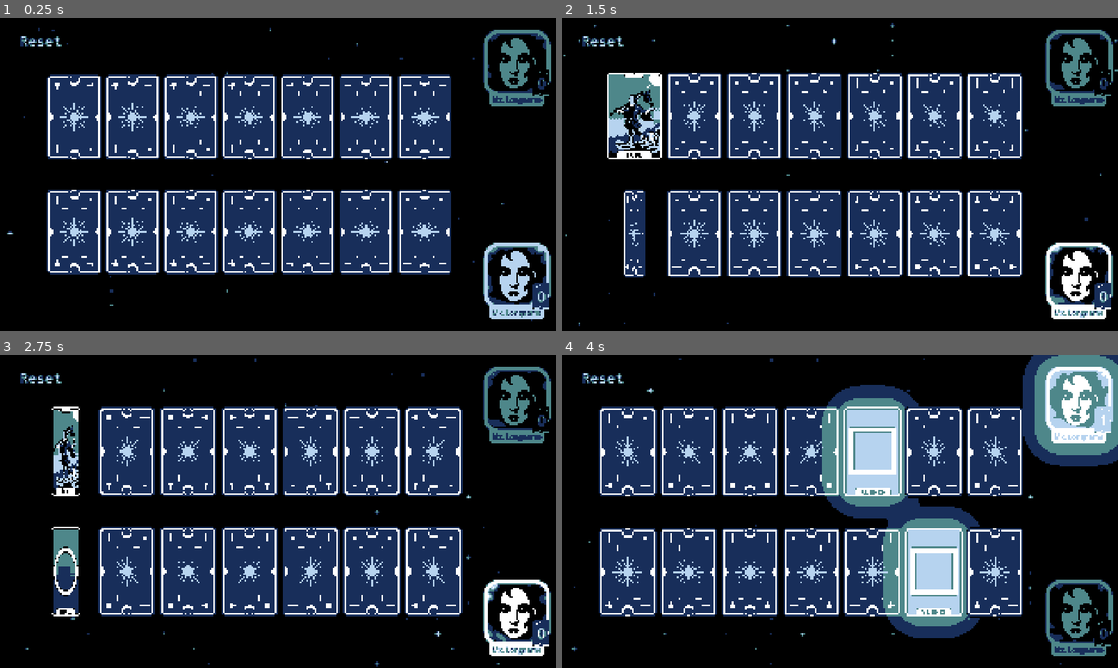
Above: before the commit, frames 1-4 (two rows, left to right).
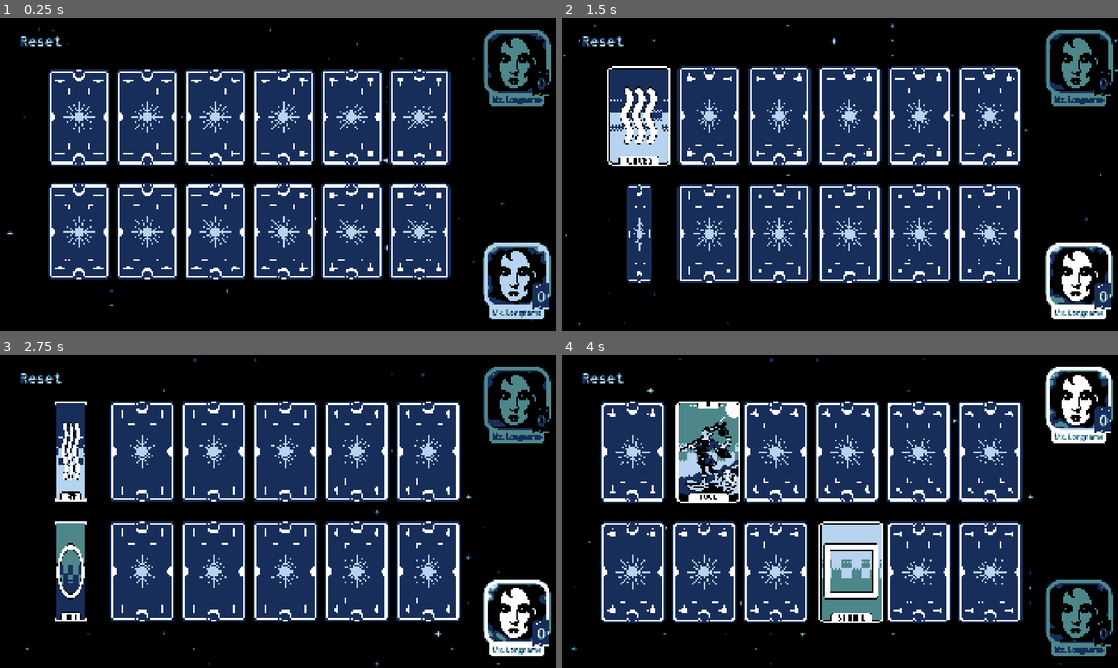
Above: after the commit, the same moments.

Repository: Raisinaut/summer-slow-jam-2026
Game: Godot game, scene res://gameplay/levels/level.tscn
Same seed, same stepped clock (60 frames per second), same inputs: the game is played once before the commit and once after it.
Inputs (mouse positions are in pixels of both pictures, inside the frame that each line leads up to):
- Up to frame 1 (0.25 s): no input
- Up to frame 2 (1.5 s): click (634, 118) at 0.52 s; click (639, 233) at 1.27 s
- Up to frame 3 (2.75 s): move the mouse to (400, 495) at 2.02 s
- Up to frame 4 (4 s): move the mouse to (728, 527) at 2.77 s; move the mouse to (895, 442) at 3.52 s

The runs differ from the first frame. In frame 1, 19% of the frame differs, in the area x 8-82%, y 16-84%; in frame 2, 21%; in frame 3, 21%; in frame 4, 36%, in the area x 6-100%, y 0-91%.

Commit message:
Switched Opponent memory storage to Dictionary to track memory lifetime

Diff:
--- a/automatic_card_swap_idea/godot/gameplay/levels/level.tscn
+++ b/automatic_card_swap_idea/godot/gameplay/levels/level.tscn
@@ -2,8 +2,8 @@
 
 [ext_resource type="Script" uid="uid://3nm0j4cpwjv8" path="res://gameplay/levels/level.gd" id="1_35olu"]
 [ext_resource type="PackedScene" uid="uid://bevgixiukmncn" path="res://gameplay/card_grid/card_grid.tscn" id="1_awt3i"]
-[ext_resource type="Script" uid="uid://c8438fi6cvjry" path="res://gameplay/opponent/opponent.gd" id="2_5mggc"]
 [ext_resource type="Texture2D" uid="uid://pne1dtcnmwev" path="res://assets/textures/particles/pixel_star_sheet.png" id="2_067t3"]
+[ext_resource type="PackedScene" uid="uid://bkw5jy7lmk3td" path="res://gameplay/opponent/opponent.tscn" id="2_pmgb3"]
 [ext_resource type="Script" uid="uid://c515v3457u4xi" path="res://gameplay/levels/CPUParticlesGrid2D.gd" id="3_067t3"]
 [ext_resource type="FontFile" uid="uid://dt5duracmsa8h" path="res://assets/fonts/Sometype_Mono/static/SometypeMono-Medium.ttf" id="4_4bmxb"]
 [ext_resource type="Script" uid="uid://dal1oawmia0yq" path="res://gameplay/levels/debug_overlay.gd" id="4_qe303"]
@@ -20,7 +20,6 @@
 [ext_resource type="Resource" uid="uid://bwhrtpb7wjw6l" path="res://resources/cards/zener_plus.tres" id="12_sfvc4"]
 [ext_resource type="Resource" uid="uid://dsbxntiexqwdf" path="res://resources/cards/zener_square.tres" id="13_swuu1"]
 [ext_resource type="Texture2D" uid="uid://baqney5r6n4g3" path="res://assets/textures/palettes/palettes6.png" id="14_5mggc"]
-[ext_resource type="Resource" uid="uid://r23e1y6k8qt5" path="res://resources/cards/zener_star.tres" id="14_mdrkn"]
 [ext_resource type="Resource" uid="uid://bn57xs5h0omvl" path="res://resources/cards/zener_waves.tres" id="15_ptk3l"]
 
 [sub_resource type="CanvasItemMaterial" id="CanvasItemMaterial_rkly2"]
@@ -56,9 +55,8 @@
 [node name="level" type="Node2D" unique_id=981335232]
 script = ExtResource("1_35olu")
 
-[node name="Opponent" type="Node" parent="." unique_id=427445362 node_paths=PackedStringArray("card_grid")]
-unique_name_in_owner = true
-script = ExtResource("2_5mggc")
+[node name="Opponent" parent="." unique_id=473762862 node_paths=PackedStringArray("card_grid") instance=ExtResource("2_pmgb3")]
+unique_name_in_owner = true
 card_grid = NodePath("../CardGrid")
 
 [node name="UI" type="CanvasLayer" parent="." unique_id=1309715626]
@@ -159,9 +157,9 @@
 offset_top = 145.0
 offset_right = 1567.0
 offset_bottom = 935.0
-columns = 7
+columns = 6
 rows = 2
-data_variants = Array[ExtResource("8_l3jmu")]([ExtResource("9_xbsua"), ExtResource("10_d105i"), ExtResource("11_2v4r7"), ExtResource("12_sfvc4"), ExtResource("13_swuu1"), ExtResource("14_mdrkn"), ExtResource("15_ptk3l")])
+data_variants = Array[ExtResource("8_l3jmu")]([ExtResource("9_xbsua"), ExtResource("10_d105i"), ExtResource("11_2v4r7"), ExtResource("12_sfvc4"), ExtResource("13_swuu1"), ExtResource("15_ptk3l")])
 
 [node name="BackgroundColor" type="CanvasLayer" parent="." unique_id=2094685529]
 layer = -10
--- a/automatic_card_swap_idea/godot/gameplay/opponent/opponent.gd
+++ b/automatic_card_swap_idea/godot/gameplay/opponent/opponent.gd
@@ -4,11 +4,12 @@
 @export var display_name : String
 @export var portrait_texture : Texture
 @export var card_grid : CardGrid
+@export var memory_max_size : int = 5
+@export var memory_turn_lifetime: int = 2
 
 var can_play : bool = false
-var card_memory : Array[Card] = []
+var card_memory : Dictionary[Card, int] = {}
 var selection : Array[Card] = []
-var memory_turn_lifetime : int = 2
 
 func _ready() -> void:
 	card_grid.card_flipped.connect(_on_card_grid_card_flipped)
@@ -44,13 +45,13 @@
 		print("-Flipping selected cards")
 		for i : Card in selection:
 			await i.flip()
-	else:
-		print("-No cards to select")
-	print()
 
 func get_known_match() -> Array[Card]:
-	for i in card_memory:
-		for j in card_memory:
+	# Retrieve card information by most recently seen
+	var cards = card_memory.keys()
+	cards.sort_custom(func(a, b): return card_memory[a] > card_memory[b])
+	for i in cards:
+		for j in cards:
 			if i != j:
 				if i.data.front == j.data.front:
 					return [i, j]
@@ -59,7 +60,7 @@
 func select_unknown_card() -> Card:
 	# Remove known cards from selection pool
 	var active_cards = card_grid.active_cards.duplicate(true)
-	for card in card_memory:
+	for card in card_memory.keys():
 		active_cards.erase(card)
 	for card in selection:
 		active_cards.erase(card)
@@ -72,7 +73,7 @@
 
 func find_memory_match(card : Card) -> Card:
 	if card == null: return null
-	for i : Card in card_memory:
+	for i : Card in card_memory.keys():
 		if i.data.front == card.data.front:
 			return i
 	return null
@@ -80,6 +81,9 @@
 func _on_card_grid_card_flipped(card : Card) -> void:
 	# add card to memory
 	if not card_memory.has(card):
-		card_memory.append(card)
-		# connect match signal to disregard in future consideration
-		card.just_matched.connect(card_memory.erase.bind(card))
+		card_memory[card] = memory_turn_lifetime
+		card.just_matched.connect(_on_card_just_matched.bind(card))
+
+# Forget about cards that have matched
+func _on_card_just_matched(card : Card) -> void:
+	card_memory.erase(card)
--- /dev/null
+++ b/automatic_card_swap_idea/godot/gameplay/opponent/opponent.tscn
@@ -0,0 +1,6 @@
+[gd_scene format=3 uid="uid://bkw5jy7lmk3td"]
+
+[ext_resource type="Script" uid="uid://c8438fi6cvjry" path="res://gameplay/opponent/opponent.gd" id="1_blnhc"]
+
+[node name="Opponent" type="Node" unique_id=473762862]
+script = ExtResource("1_blnhc")
